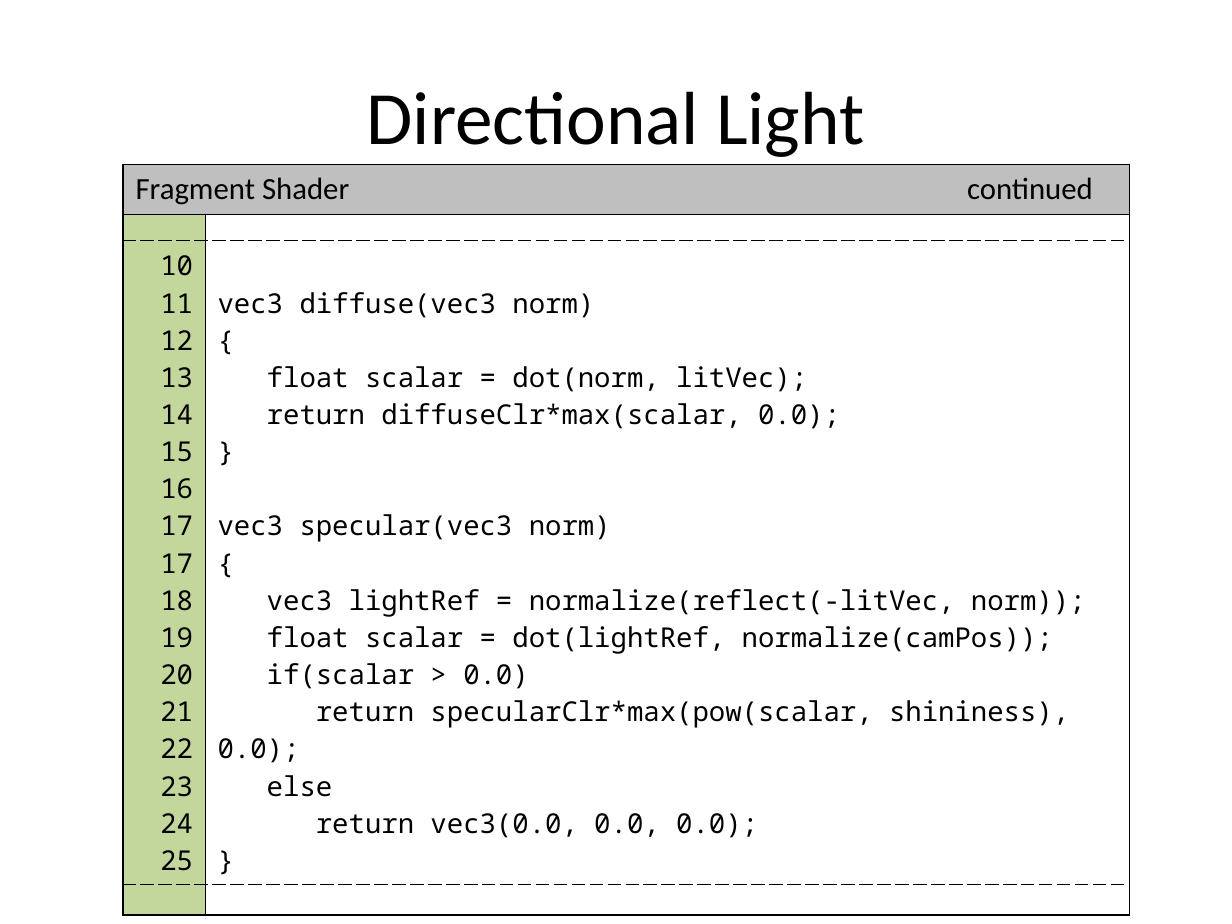
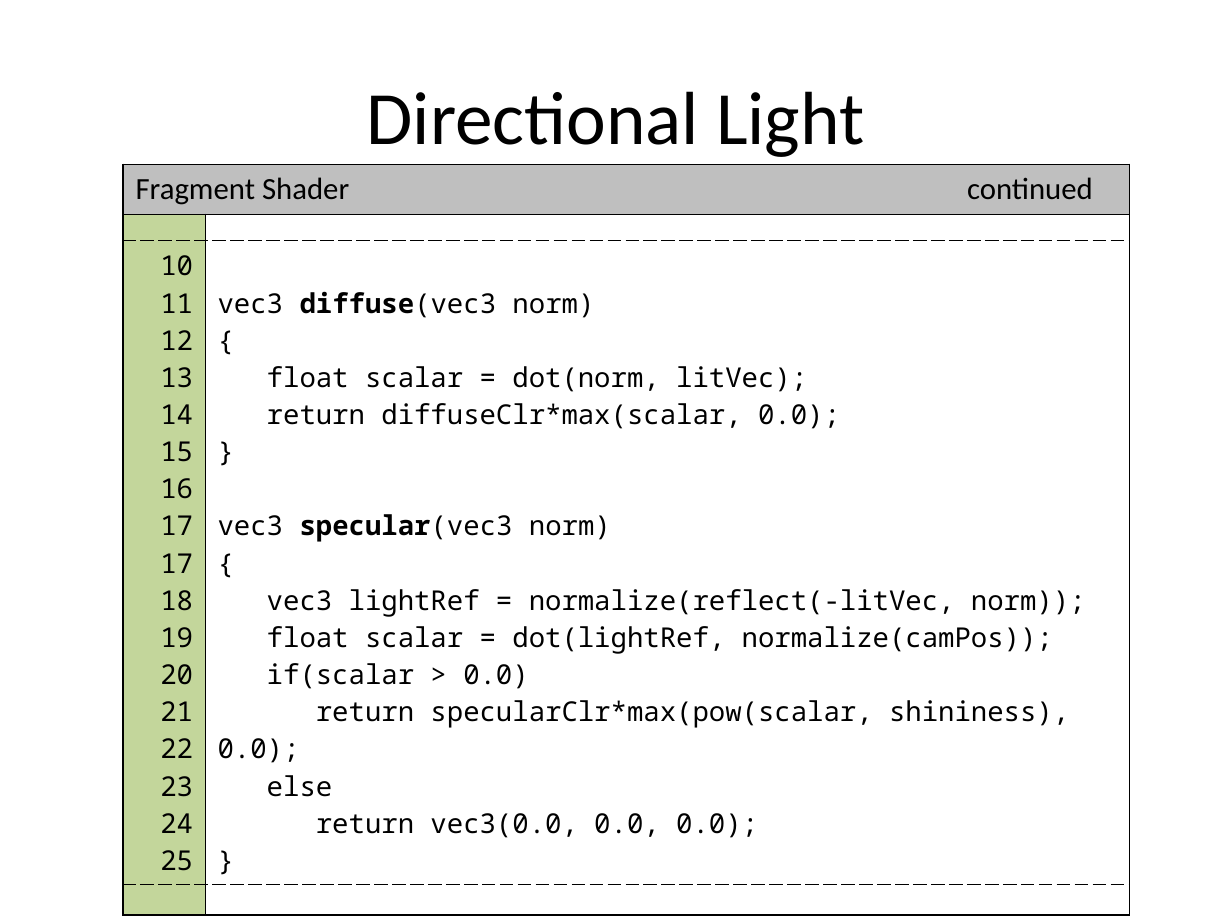
Before and after one commit to grantnelson-wf/webgl-fun, a slide deck: slide 11 of docs/Slides.pptx (slide 10 before the commit). Drawn at 1232x924 pixels with LibreOffice and Linux fonts; fonts in the diff are those of the drawing; background and template pictures are left out. Boxes give left, top, right and bottom in pixels: in the first picture for what was removed or moved away, otherwise in the second. Text is boxed around its words. In the diff, an @@ line names an element or a change of style, - is before the commit and + after.

```diff
--- a/docs/Slides.pptx
+++ b/docs/Slides.pptx
@@ table at <box>123,164,1130,875</box> @@
@@ bold on in "diffuse(vec3", "specular(vec3" @@
```
Also in this commit, not shown: 17 other slides changed, 12 slides added, 3 slides removed, 1 other file.
